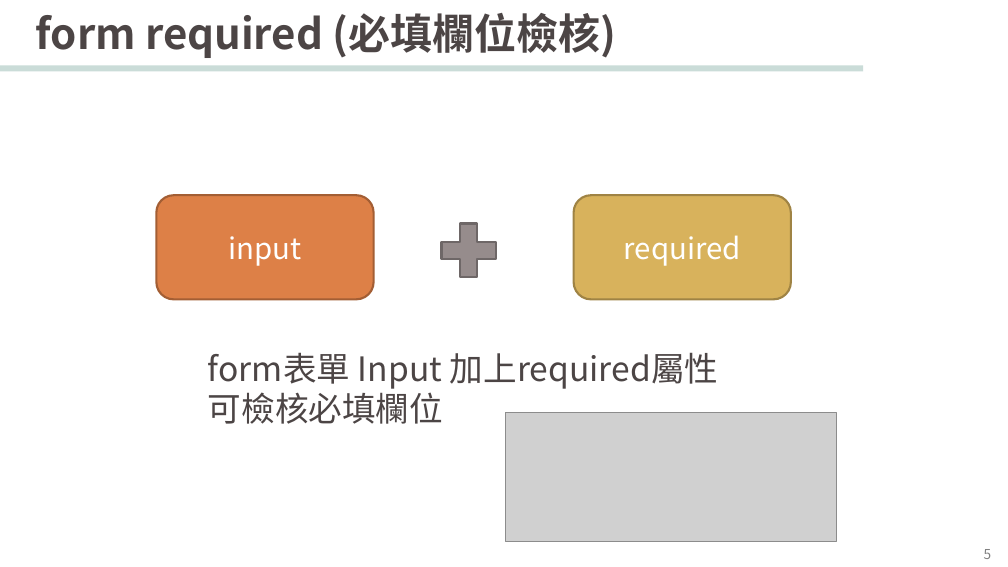
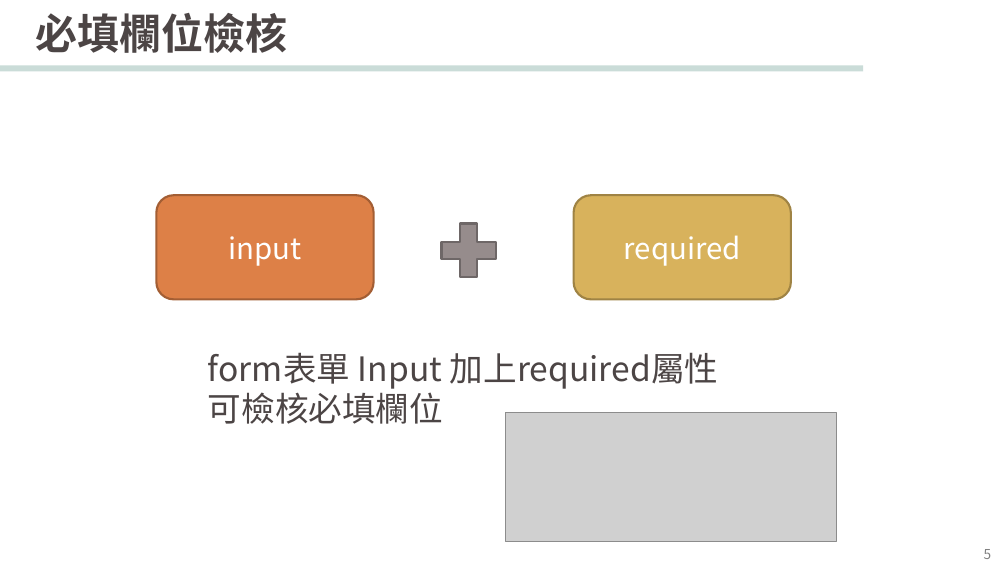
Before and after one commit to leeyouyi/course, a slide deck: slide 5 of 講義/第五堂課React-form.pptx. Drawn at 1008x567 pixels with LibreOffice and Linux fonts; fonts in the diff are those of the drawing; grey boxes stand for pictures; background and template pictures are left out. Boxes give left, top, right and bottom in pixels: in the first picture for what was removed or moved away, otherwise in the second. Text is boxed around its words. In the diff, an @@ line names an element or a change of style, - is before the commit and + after.

```diff
--- a/講義/第五堂課React-form.pptx
+++ b/講義/第五堂課React-form.pptx
@@ title at (36,13,288,53): text changed @@
-form required (必填欄位檢核)
+必填欄位檢核
```
Also in this commit, not shown: 6 other slides changed, 2 other files.
